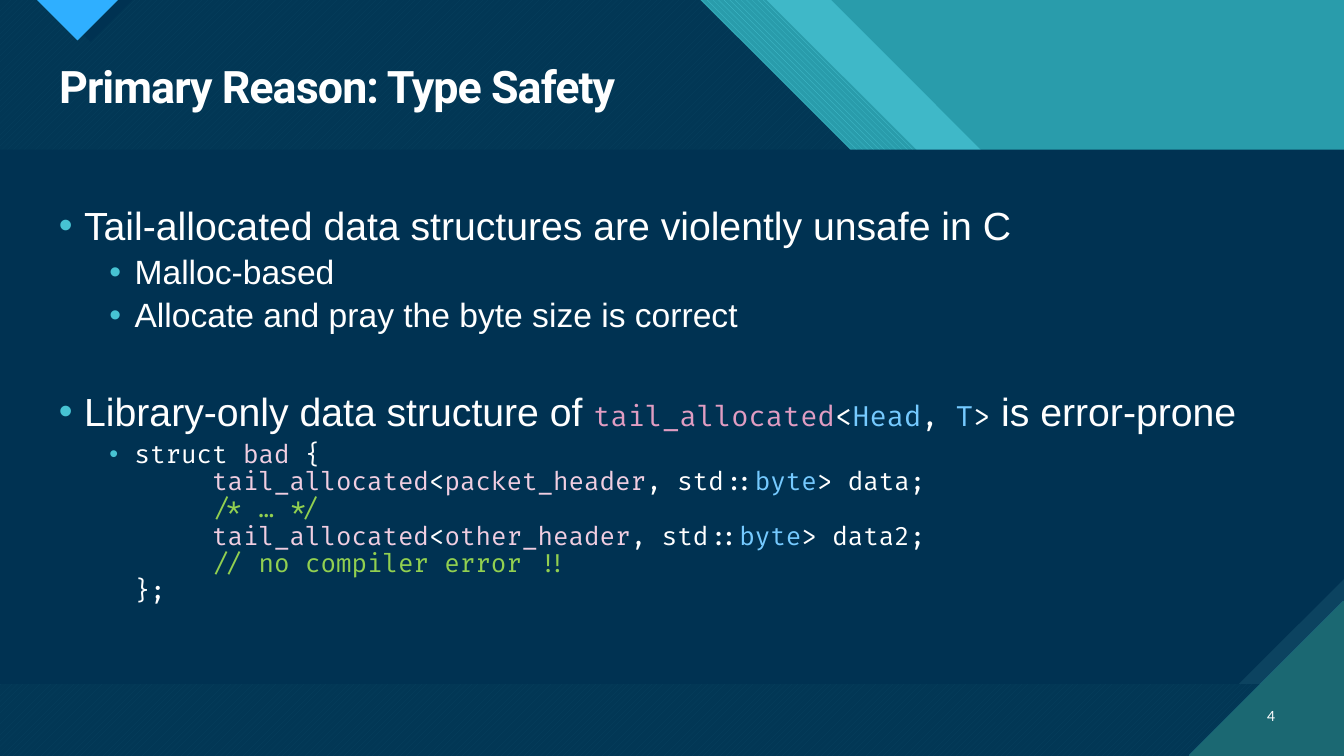
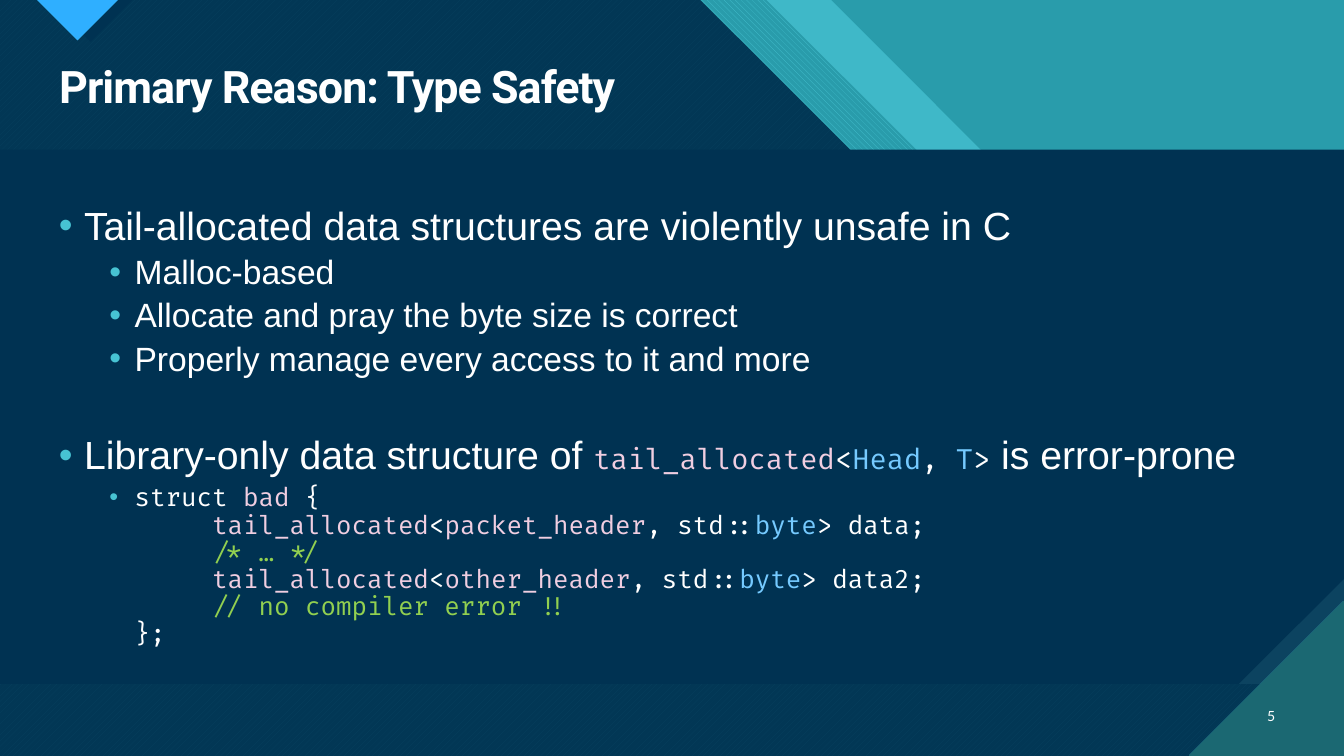
Before and after one commit to ThePhD/future_cxx, a slide deck: slide 5 of papers/presentations/source/d1039r2.pptx (slide 4 before the commit). Drawn at 1344x756 pixels with LibreOffice and Linux fonts; fonts in the diff are those of the drawing. Boxes give left, top, right and bottom in pixels: in the first picture for what was removed or moved away, otherwise in the second. Text is boxed around its words. In the diff, an @@ line names an element or a change of style, - is before the commit and + after.

```diff
--- a/papers/presentations/source/d1039r2.pptx
+++ b/papers/presentations/source/d1039r2.pptx
@@ text at bbox=[135, 346, 811, 378]: paragraph added @@
+  • Properly manage every access to it and more
@@ text at bbox=[84, 440, 1236, 477]: text colour #E09DC2 to #F0CEE1 in "tail_allocated<Head," @@
@@ page number at bbox=[1267, 711, 1275, 721]: text changed @@
-4
+5
```
Also in this commit, not shown: 5 other slides changed, 6 slides added, 1 slide removed, 9 other files.
